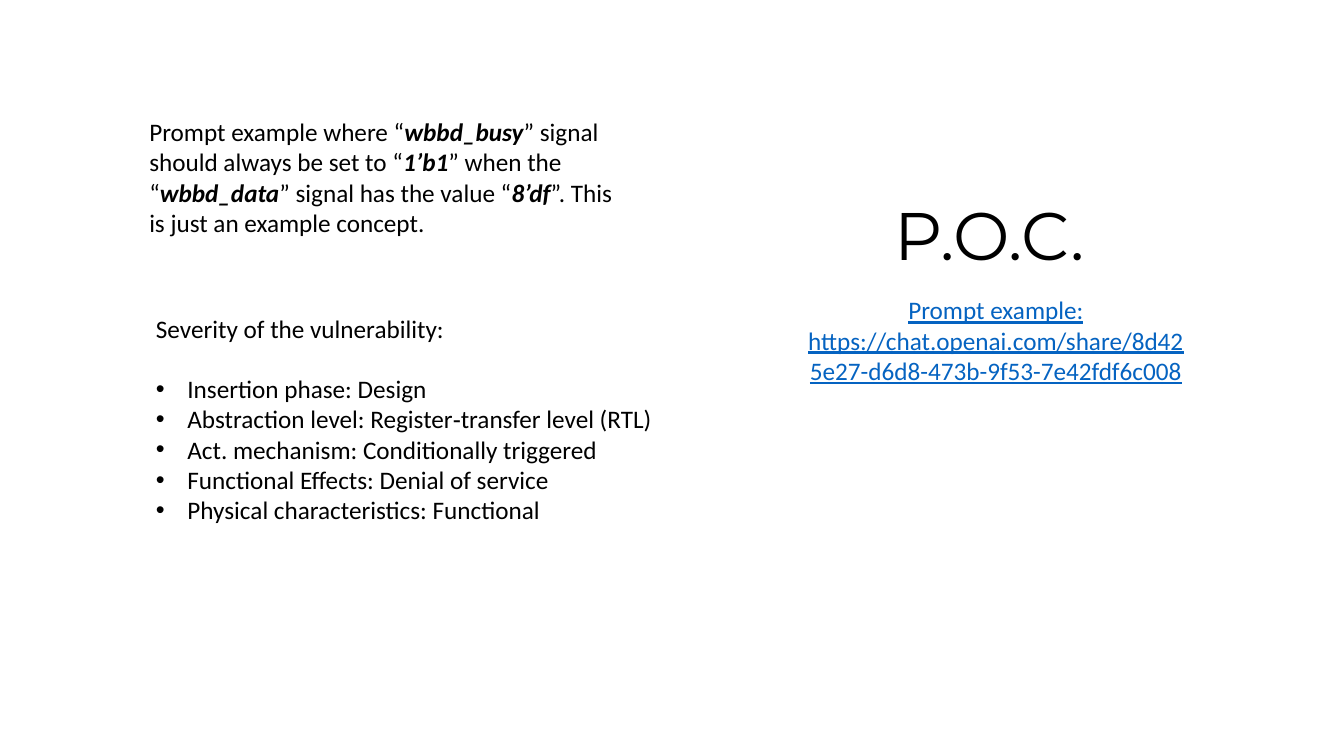
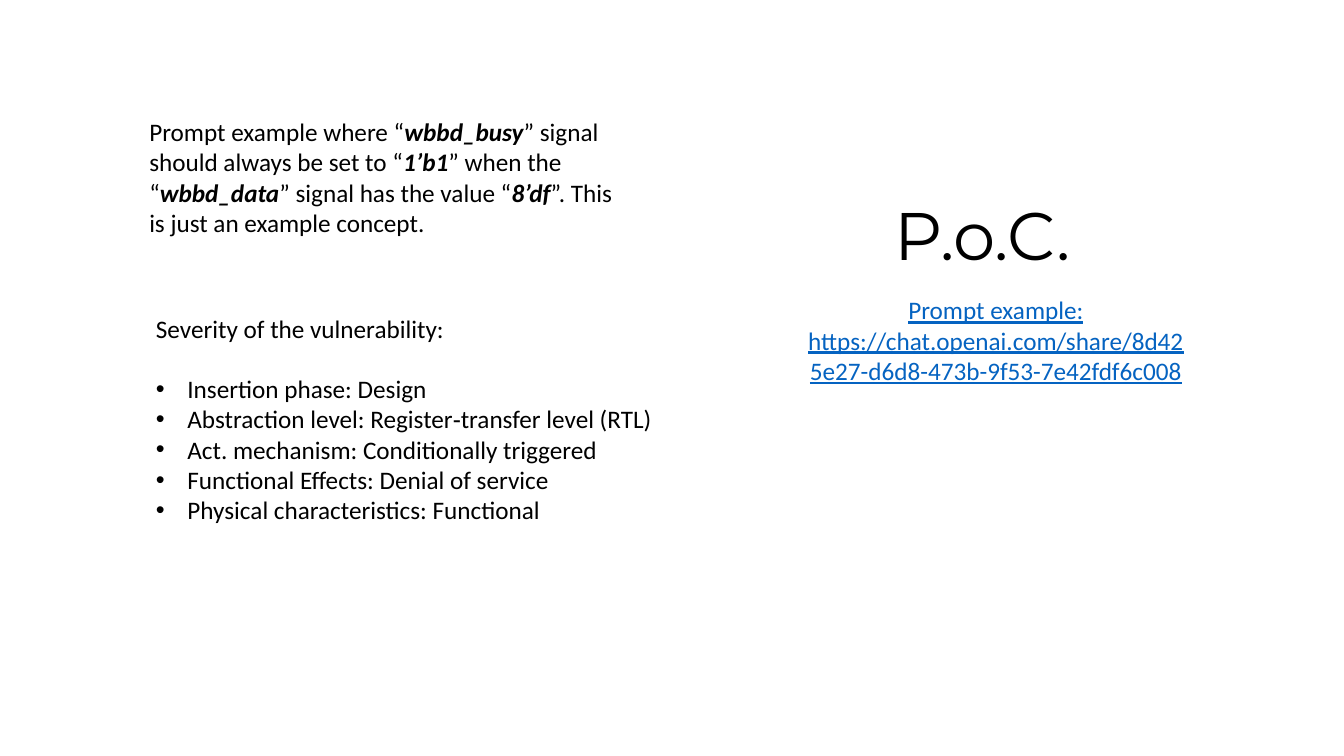
Before and after one commit to Lefteris-B/SystemsGenesis_wishbone_hw_trojan, a slide deck: slide 13 of presentation/CSAW_2023_first_stage.pptx. Drawn at 1344x756 pixels with LibreOffice and Linux fonts; fonts in the diff are those of the drawing. Boxes give left, top, right and bottom in pixels: in the first picture for what was removed or moved away, otherwise in the second. Text is boxed around its words. In the diff, an @@ line names an element or a change of style, - is before the commit and + after.

```diff
--- a/presentation/CSAW_2023_first_stage.pptx
+++ b/presentation/CSAW_2023_first_stage.pptx
@@ text at box(894, 212, 1071, 261): text changed @@
-P.O.C.
+P.o.C.
```
Also in this commit, not shown: 5 other slides changed, 1 other file.
